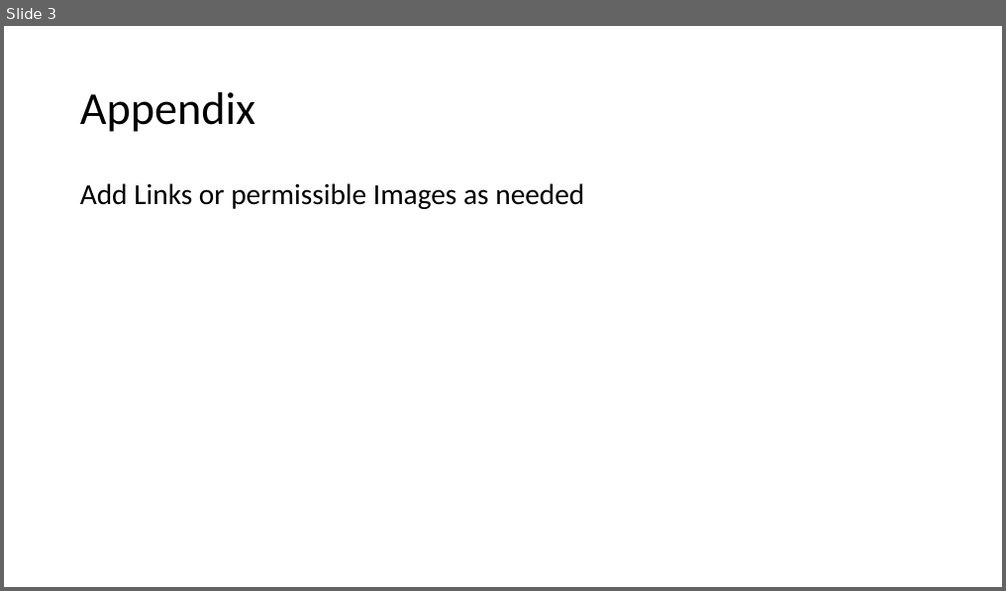
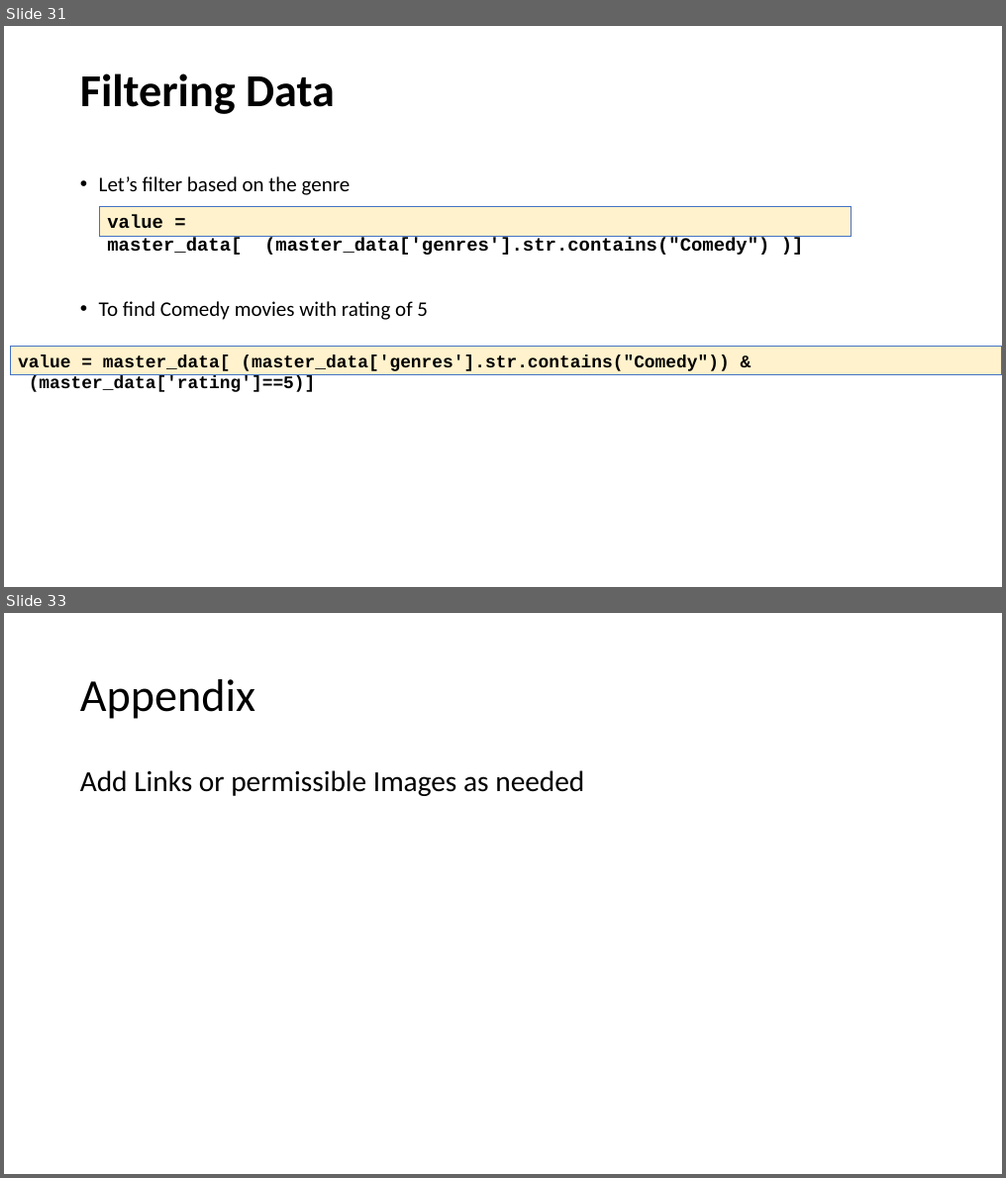
Before and after one commit to spoorthiempowher/Empowher-Curriculum, a slide deck: Python/EmpowHer - Python Curriculum.pptx. Shown one above the other, each under a label of ours: slide 3 before the commit, slides 31 and 33 after it; the slides between them are not shown. The pictures are 1006x591 and 1006x1178 pixels, drawn with LibreOffice and Linux fonts; fonts in the diff are those of the drawing. Boxes give left, top, right and bottom in pixels: in the first picture for what was removed or moved away, otherwise in the second. Text is boxed around its words. In the diff, an @@ line names an element or a change of style, - is before the commit and + after.

```diff
--- a/Python/EmpowHer - Python Curriculum.pptx
+++ b/Python/EmpowHer - Python Curriculum.pptx
@@ slide 31 added at (4,26,1002,587), background #FFFFFF @@
@@ title added at (80,74,335,114), 44 pt, text #000000, bold @@
+Filtering Data
@@ text added at (99,176,428,320), 20 pt, text #000000 @@
+• Let’s filter based on the genre
+• To find Comedy movies with rating of 5
@@ rectangle added at (100,206,850,236), fill #FFF2CC, outline #4472C4 0.75 pt, 18 pt, text #000000, bold @@
+value = master_data[ (master_data['genres'].str.contains("Comedy") )]
@@ rectangle added at (11,347,1002,375), fill #FFF2CC, outline #4472C4 0.75 pt, 17 pt, text #000000, bold @@
+value = master_data[ (master_data['genres'].str.contains("Comedy")) & (master_data['rating']==5)]
@@ what was slide 3 is now slide 33 @@
```
Also in this commit, not shown: 1 slide changed, 29 other slides added.
